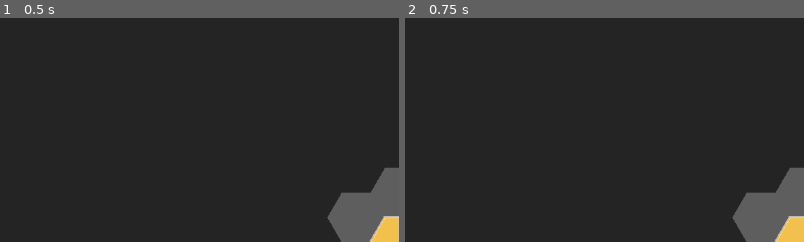
Above: before the commit, frames 1-2 (left to right).
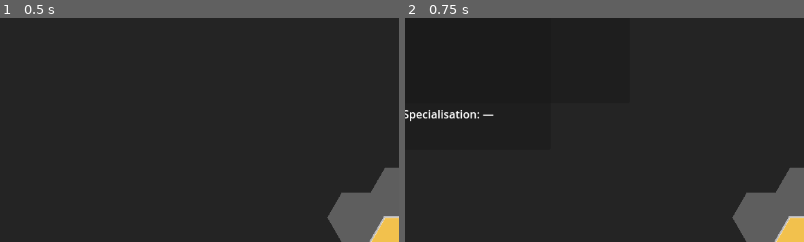
Above: after the commit, the same moments.

Repository: Millstreamu/BumbleJess
Game: Godot game, scene res://scenes/Main.tscn
Two runs of this game, one before a commit and one after it. Both use one fixed random seed, a clock stepped at 60 frames per second and the inputs below.
Inputs:
- Up to frame 1 (0.5 s): no input
- Up to frame 2 (0.75 s): tap Enter at 0.5 s; hold Right from 0.53 s (still down); tap Tab at 0.6 s
The pictures show only the part of the screen within x 0-50%, y 0-50%; the shares and areas given below are measured in that part.

Frame 1 is identical in both runs. In frame 2, 0.4% of the frame differs, in the area x 0-23%, y 41-46%.
Error before the commit: Parse Error: Cannot infer the type of "key" variable because the value doesn't have a set type. (res://scripts/ui/BeeRoster.gd:64)

Commit message:
Annotate roster locals with explicit types

Diff:
--- a/scripts/ui/BeeRoster.gd
+++ b/scripts/ui/BeeRoster.gd
@@ -61,7 +61,7 @@
         return false
     if not (event is InputEventKey and event.pressed and not event.echo):
         return false
-    var key := event.physical_keycode
+    var key: Key = event.physical_keycode
     if _spec_picker_active:
         if key == KEY_LEFT:
             _cycle_spec(-1)
@@ -119,8 +119,8 @@
         _update_assignment_highlight()
         return false
     if _hex_grid:
-        var cell_type := _hex_grid.get_cell_type(axial.x, axial.y)
-        var cap := _hex_grid.get_bee_cap(axial.x, axial.y)
+        var cell_type: int = _hex_grid.get_cell_type(axial.x, axial.y)
+        var cap: int = _hex_grid.get_bee_cap(axial.x, axial.y)
         if cap <= 0:
             _set_status("%s cannot house bees." % CellType.to_display_name(cell_type))
             _assignment_armed = false
@@ -253,7 +253,7 @@
         return
     if not Engine.has_singleton("BeeManager"):
         return
-    var spec := SPECIALISATIONS[_spec_picker_index]
+    var spec: String = SPECIALISATIONS[_spec_picker_index]
     BeeManager.set_specialisation(_selected_bee_id, spec)
     _spec_picker_active = false
     _update_selected_bee_info()
@@ -318,7 +318,7 @@
     if not _is_open:
         return
     if _spec_picker_active:
-        var preview_spec := SPECIALISATIONS[_spec_picker_index]
+        var preview_spec: String = SPECIALISATIONS[_spec_picker_index]
         _hex_grid.set_assignment_highlights_for_spec(preview_spec)
         return
     if _selected_bee_id == -1:
@@ -338,7 +338,7 @@
     _hex_grid.set_assignment_highlights_for_spec(spec)
 
 func _update_spec_picker_label() -> void:
-    var spec := SPECIALISATIONS[_spec_picker_index]
+    var spec: String = SPECIALISATIONS[_spec_picker_index]
     _spec_label.text = "Specialisation: ‹ %s ›" % _format_spec(spec)
     _update_assignment_highlight()
 
